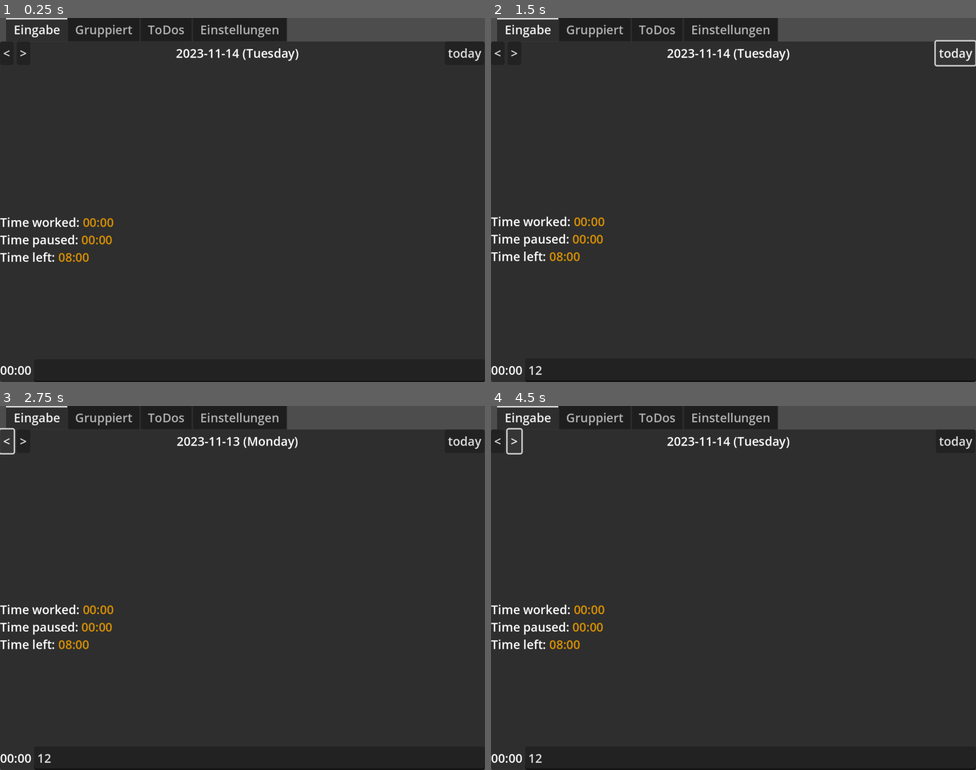
Above: before the commit, frames 1-4 (two rows, left to right).
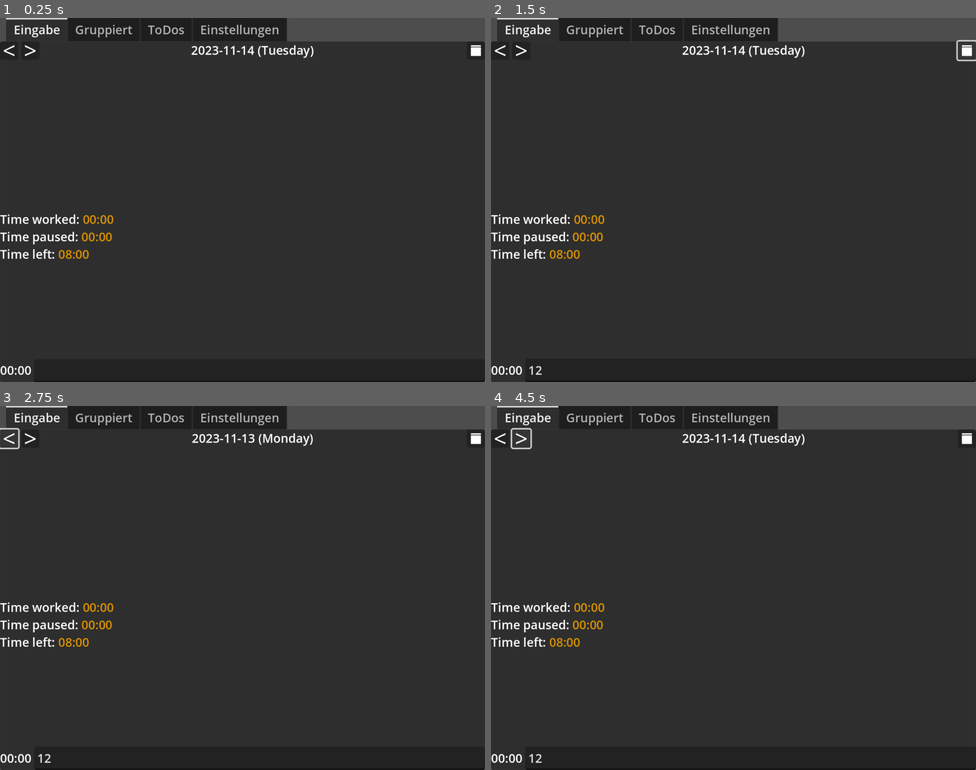
Above: after the commit, the same moments.

Repository: FailedCode/timelog
Game: Godot game, scene res://main.tscn
Same seed, same stepped clock (60 frames per second), same inputs: the game is played once before the commit and once after it.
Inputs (mouse positions are in pixels of both pictures, inside the frame that each line leads up to; where the layout moved, square brackets give the same spot in the first picture):
- Up to frame 1 (0.25 s): no input
- Up to frame 2 (1.5 s): click (752, 371) at 0.52 s; type "12" at 0.6 s; click (966, 50) [956, 54] at 1.25 s
- Up to frame 3 (2.75 s): click (9, 438) [4, 442] at 2 s
- Up to frame 4 (4.5 s): click (520, 438) [515, 442] at 2.75 s; click (500, 438) [495, 442] at 3.5 s; click (520, 438) [515, 442] at 4.25 s

The runs differ from the first frame. In frame 1, 1.7% of the frame differs, in the area x 0-100%, y 7-67%; in frame 2, 1.8%; in frame 3, 1.7%; in frame 4, 1.8%, in the area x 0-100%, y 6-67%.

Commit message:
SVG icons, display as 24x24

Diff:
--- /dev/null
+++ b/assets/icons/arrow_left.svg
@@ -0,0 +1,70 @@
+<?xml version="1.0" encoding="UTF-8" standalone="no"?>
+<!-- Created with Inkscape (http://www.inkscape.org/) -->
+
+<svg
+   width="32"
+   height="32"
+   viewBox="0 0 8.4666665 8.4666666"
+   version="1.1"
+   id="svg1"
+   inkscape:version="1.3.2 (091e20e, 2023-11-25, custom)"
+   sodipodi:docname="arrow_left.svg"
+   xmlns:inkscape="http://www.inkscape.org/namespaces/inkscape"
+   xmlns:sodipodi="http://sodipodi.sourceforge.net/DTD/sodipodi-0.dtd"
+   xmlns="http://www.w3.org/2000/svg"
+   xmlns:svg="http://www.w3.org/2000/svg">
+  <sodipodi:namedview
+     id="namedview1"
+     pagecolor="#d9d9d9"
+     bordercolor="#000000"
+     borderopacity="0.25"
+     inkscape:showpageshadow="2"
+     inkscape:pageopacity="0.0"
+     inkscape:pagecheckerboard="true"
+     inkscape:deskcolor="#d1d1d1"
+     inkscape:document-units="mm"
+     showgrid="true"
+     inkscape:zoom="16.408369"
+     inkscape:cx="7.0695631"
+     inkscape:cy="18.770909"
+     inkscape:window-width="1920"
+     inkscape:window-height="1010"
+     inkscape:window-x="1073"
+     inkscape:window-y="-6"
+     inkscape:window-maximized="1"
+     inkscape:current-layer="layer1">
+    <inkscape:grid
+       id="grid1"
+       units="mm"
+       originx="0"
+       originy="0"
+       spacingx="0.99999998"
+       spacingy="0.99999999"
+       empcolor="#0099e5"
+       empopacity="0.30196078"
+       color="#0099e5"
+       opacity="0.14901961"
+       empspacing="5"
+       dotted="false"
+       gridanglex="30"
+       gridanglez="30"
+       visible="true" />
+  </sodipodi:namedview>
+  <defs
+     id="defs1" />
+  <g
+     inkscape:label="Ebene 1"
+     inkscape:groupmode="layer"
+     id="layer1">
+    <g
+       id="g1"
+       transform="matrix(1.1466364,0,0,1.1466364,-0.02902912,-1.0319513)">
+      <path
+         d="m 6.9719652,7.9815804 c 0,0 -6.46180407,-2.804122 -6.48992259,-2.8522589 -0.0281186,-0.048137 -0.0236757,-0.6358961 0,-0.6889515 C 0.50571843,4.3873146 6.9719652,1.202298 6.9719652,1.202298 v 1.0747645 c 0,0 -5.2032614,2.2598206 -5.1946938,2.4526668 0.00857,0.1928462 5.1946938,2.1770867 5.1946938,2.1770867 z"
+         id="text1"
+         style="font-size:2.76897px;fill:#ffffff;stroke-width:8.67968;stroke-linecap:round;stroke-linejoin:round"
+         aria-label="&lt;"
+         sodipodi:nodetypes="czzcczcc" />
+    </g>
+  </g>
+</svg>
--- /dev/null
+++ b/assets/icons/arrow_right.svg
@@ -0,0 +1,70 @@
+<?xml version="1.0" encoding="UTF-8" standalone="no"?>
+<!-- Created with Inkscape (http://www.inkscape.org/) -->
+
+<svg
+   width="32"
+   height="32"
+   viewBox="0 0 8.4666665 8.4666666"
+   version="1.1"
+   id="svg1"
+   inkscape:version="1.3.2 (091e20e, 2023-11-25, custom)"
+   sodipodi:docname="arrow_right.svg"
+   xmlns:inkscape="http://www.inkscape.org/namespaces/inkscape"
+   xmlns:sodipodi="http://sodipodi.sourceforge.net/DTD/sodipodi-0.dtd"
+   xmlns="http://www.w3.org/2000/svg"
+   xmlns:svg="http://www.w3.org/2000/svg">
+  <sodipodi:namedview
+     id="namedview1"
+     pagecolor="#d9d9d9"
+     bordercolor="#000000"
+     borderopacity="0.25"
+     inkscape:showpageshadow="2"
+     inkscape:pageopacity="0.0"
+     inkscape:pagecheckerboard="true"
+     inkscape:deskcolor="#d1d1d1"
+     inkscape:document-units="mm"
+     showgrid="true"
+     inkscape:zoom="16.408369"
+     inkscape:cx="7.0695631"
+     inkscape:cy="18.770909"
+     inkscape:window-width="1920"
+     inkscape:window-height="1010"
+     inkscape:window-x="1073"
+     inkscape:window-y="-6"
+     inkscape:window-maximized="1"
+     inkscape:current-layer="layer1">
+    <inkscape:grid
+       id="grid1"
+       units="mm"
+       originx="0"
+       originy="0"
+       spacingx="0.99999998"
+       spacingy="0.99999999"
+       empcolor="#0099e5"
+       empopacity="0.30196078"
+       color="#0099e5"
+       opacity="0.14901961"
+       empspacing="5"
+       dotted="false"
+       gridanglex="30"
+       gridanglez="30"
+       visible="true" />
+  </sodipodi:namedview>
+  <defs
+     id="defs1" />
+  <g
+     inkscape:label="Ebene 1"
+     inkscape:groupmode="layer"
+     id="layer1">
+    <g
+       id="g1"
+       transform="matrix(-1.1466364,0,0,1.1466364,8.4956958,-1.0319513)">
+      <path
+         d="m 6.9719652,7.9815804 c 0,0 -6.46180407,-2.804122 -6.48992259,-2.8522589 -0.0281186,-0.048137 -0.0236757,-0.6358961 0,-0.6889515 C 0.50571843,4.3873146 6.9719652,1.202298 6.9719652,1.202298 v 1.0747645 c 0,0 -5.2032614,2.2598206 -5.1946938,2.4526668 0.00857,0.1928462 5.1946938,2.1770867 5.1946938,2.1770867 z"
+         id="text1"
+         style="font-size:2.76897px;fill:#ffffff;stroke-width:8.67968;stroke-linecap:round;stroke-linejoin:round"
+         aria-label="&lt;"
+         sodipodi:nodetypes="czzcczcc" />
+    </g>
+  </g>
+</svg>
--- /dev/null
+++ b/assets/icons/today.svg
@@ -0,0 +1,80 @@
+<?xml version="1.0" encoding="UTF-8" standalone="no"?>
+<!-- Created with Inkscape (http://www.inkscape.org/) -->
+
+<svg
+   width="32"
+   height="32"
+   viewBox="0 0 8.4666665 8.4666666"
+   version="1.1"
+   id="svg1"
+   inkscape:version="1.3.2 (091e20e, 2023-11-25, custom)"
+   sodipodi:docname="today.svg"
+   xmlns:inkscape="http://www.inkscape.org/namespaces/inkscape"
+   xmlns:sodipodi="http://sodipodi.sourceforge.net/DTD/sodipodi-0.dtd"
+   xmlns="http://www.w3.org/2000/svg"
+   xmlns:svg="http://www.w3.org/2000/svg">
+  <sodipodi:namedview
+     id="namedview1"
+     pagecolor="#d9d9d9"
+     bordercolor="#000000"
+     borderopacity="0.25"
+     inkscape:showpageshadow="2"
+     inkscape:pageopacity="0.0"
+     inkscape:pagecheckerboard="true"
+     inkscape:deskcolor="#d1d1d1"
+     inkscape:document-units="mm"
+     showgrid="true"
+     inkscape:zoom="23.204938"
+     inkscape:cx="12.842094"
+     inkscape:cy="15.470845"
+     inkscape:window-width="1920"
+     inkscape:window-height="1010"
+     inkscape:window-x="1073"
+     inkscape:window-y="-6"
+     inkscape:window-maximized="1"
+     inkscape:current-layer="layer1">
+    <inkscape:grid
+       id="grid1"
+       units="mm"
+       originx="0"
+       originy="0"
+       spacingx="0.99999998"
+       spacingy="0.99999999"
+       empcolor="#0099e5"
+       empopacity="0.30196078"
+       color="#0099e5"
+       opacity="0.14901961"
+       empspacing="5"
+       dotted="false"
+       gridanglex="30"
+       gridanglez="30"
+       visible="true" />
+  </sodipodi:namedview>
+  <defs
+     id="defs1" />
+  <g
+     inkscape:label="Ebene 1"
+     inkscape:groupmode="layer"
+     id="layer1">
+    <g
+       id="g1"
+       transform="translate(-0.26666667,-0.03124999)">
+      <rect
+         style="fill:#ffffff;stroke-width:1.8394;stroke-linecap:round;stroke-linejoin:round"
+         id="rect1"
+         width="7"
+         height="6"
+         x="1"
+         y="2"
+         ry="0.18848817" />
+      <rect
+         style="fill:#ffffff;stroke-width:0.750932;stroke-linecap:round;stroke-linejoin:round"
+         id="rect1-8"
+         width="7"
+         height="1"
+         x="1"
+         y="0.52916664"
+         ry="0.18813345" />
+    </g>
+  </g>
+</svg>
--- a/main.tscn
+++ b/main.tscn
@@ -1,6 +1,9 @@
-[gd_scene load_steps=2 format=3 uid="uid://dh658r8myl8sb"]
+[gd_scene load_steps=5 format=3 uid="uid://dh658r8myl8sb"]
 
 [ext_resource type="Script" uid="uid://bsywyyjbn3xnu" path="res://main.gd" id="1_ig7tw"]
+[ext_resource type="Texture2D" uid="uid://bw4dmcp41251k" path="res://assets/icons/arrow_left.svg" id="2_h2yge"]
+[ext_resource type="Texture2D" uid="uid://cwlb48sr0ci2v" path="res://assets/icons/arrow_right.svg" id="3_1bvp3"]
+[ext_resource type="Texture2D" uid="uid://c7ss13uxfgfqe" path="res://assets/icons/today.svg" id="4_1bvp3"]
 
 [node name="Control" type="Control"]
 layout_mode = 3
@@ -34,12 +37,18 @@
 layout_mode = 2
 
 [node name="DateBackButton" type="Button" parent="TabContainer/Eingabe/DateContainer"]
-layout_mode = 2
-text = "<"
+custom_minimum_size = Vector2(24, 24)
+layout_mode = 2
+icon = ExtResource("2_h2yge")
+icon_alignment = 1
+expand_icon = true
 
 [node name="DateForwardButton" type="Button" parent="TabContainer/Eingabe/DateContainer"]
-layout_mode = 2
-text = ">"
+custom_minimum_size = Vector2(24, 24)
+layout_mode = 2
+icon = ExtResource("3_1bvp3")
+icon_alignment = 1
+expand_icon = true
 
 [node name="LeftSpacer" type="Control" parent="TabContainer/Eingabe/DateContainer"]
 layout_mode = 2
@@ -58,8 +67,12 @@
 size_flags_horizontal = 3
 
 [node name="DateTodayButton" type="Button" parent="TabContainer/Eingabe/DateContainer"]
-layout_mode = 2
-text = "today"
+custom_minimum_size = Vector2(24, 24)
+layout_mode = 2
+tooltip_text = "TODAY"
+icon = ExtResource("4_1bvp3")
+icon_alignment = 1
+expand_icon = true
 
 [node name="ScrollContainer" type="ScrollContainer" parent="TabContainer/Eingabe"]
 layout_mode = 2
--- a/row.tscn
+++ b/row.tscn
@@ -45,7 +45,7 @@
 
 [node name="BtnEdit" type="Button" parent="."]
 unique_name_in_owner = true
-custom_minimum_size = Vector2(32, 32)
+custom_minimum_size = Vector2(24, 24)
 layout_mode = 2
 size_flags_vertical = 4
 toggle_mode = true
Not shown, added: assets/icons/arrow_left.svg.import
Not shown, added: assets/icons/arrow_right.svg.import
Not shown, added: assets/icons/today.svg.import
